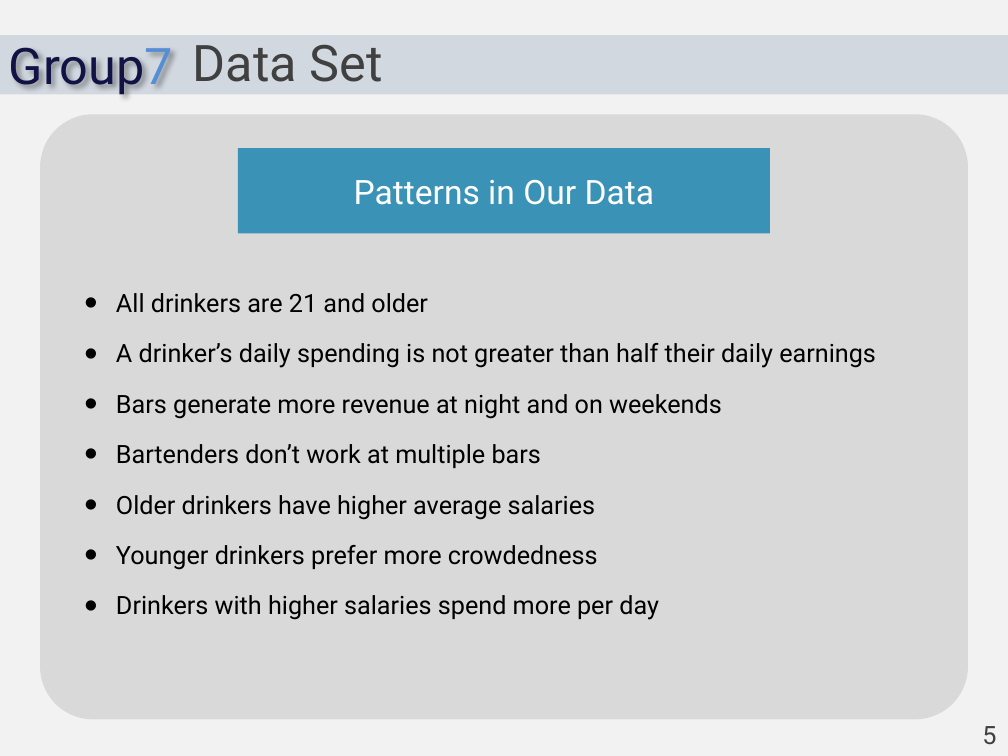
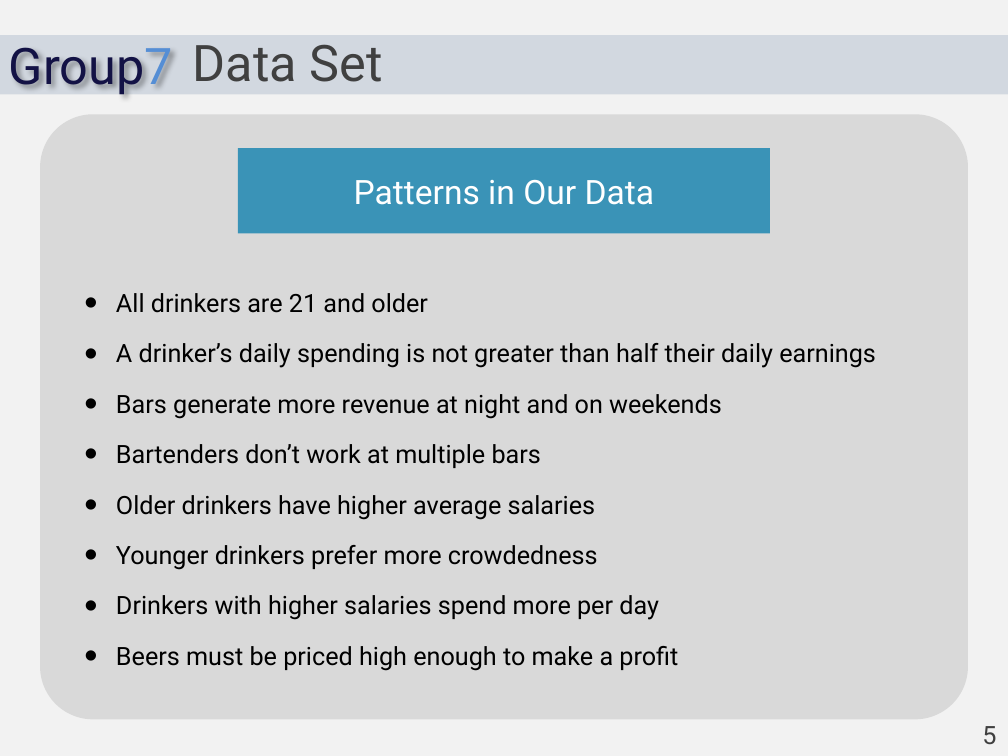
Before and after one commit to moalhayek/db_project, a slide deck: slide 5 of group7.pptx (slide 4 before the commit). Drawn at 1008x756 pixels with LibreOffice and Linux fonts; fonts in the diff are those of the drawing. Boxes give left, top, right and bottom in pixels: in the first picture for what was removed or moved away, otherwise in the second. Text is boxed around its words. In the diff, an @@ line names an element or a change of style, - is before the commit and + after.

```diff
--- a/group7.pptx
+++ b/group7.pptx
@@ text at (x1=116, y1=646, x2=678, y2=671): paragraph added @@
+• Beers must be priced high enough to make a profit
```
Also in this commit, not shown: 3 other slides changed, 1 slide added, 2 other files.
